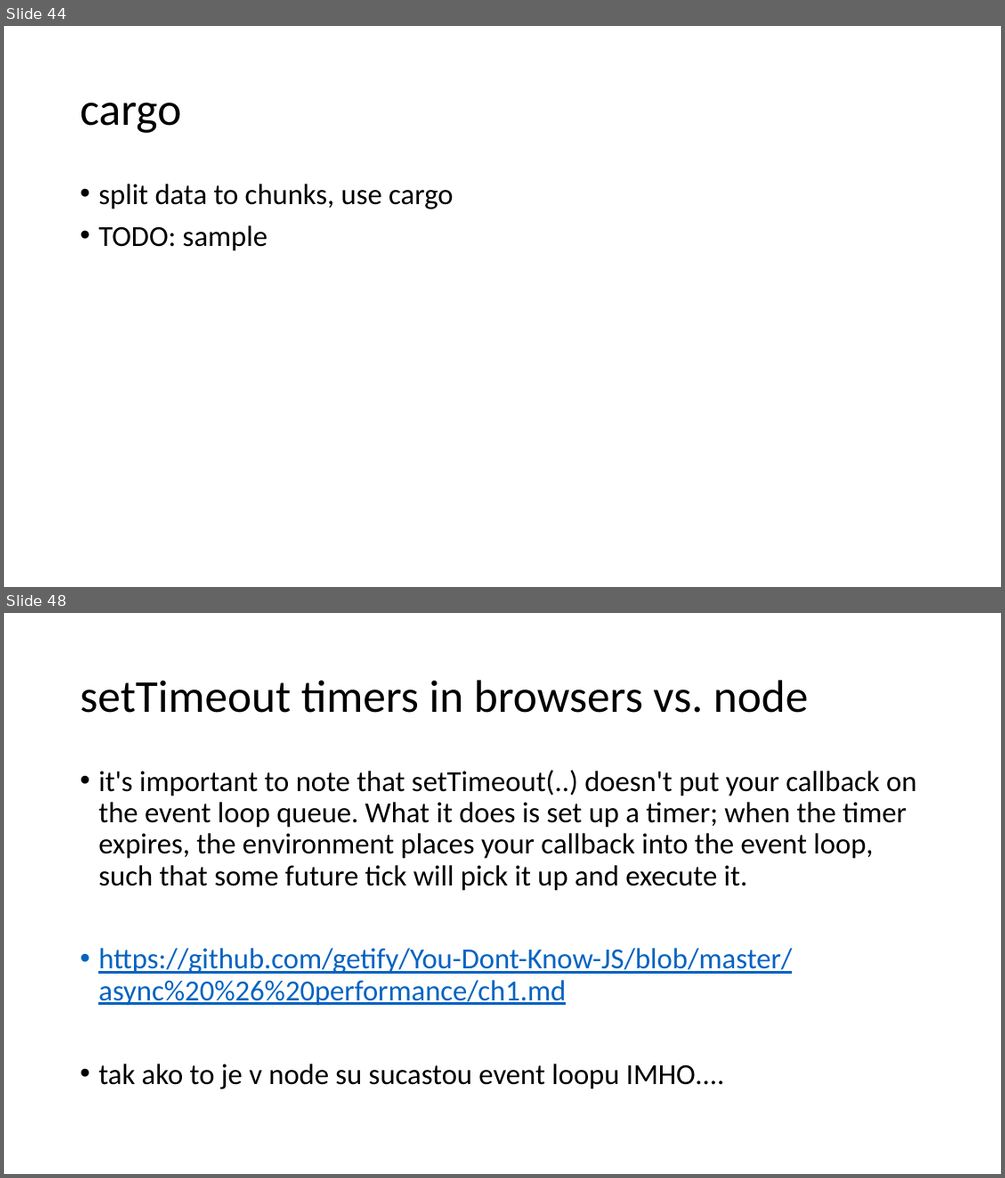
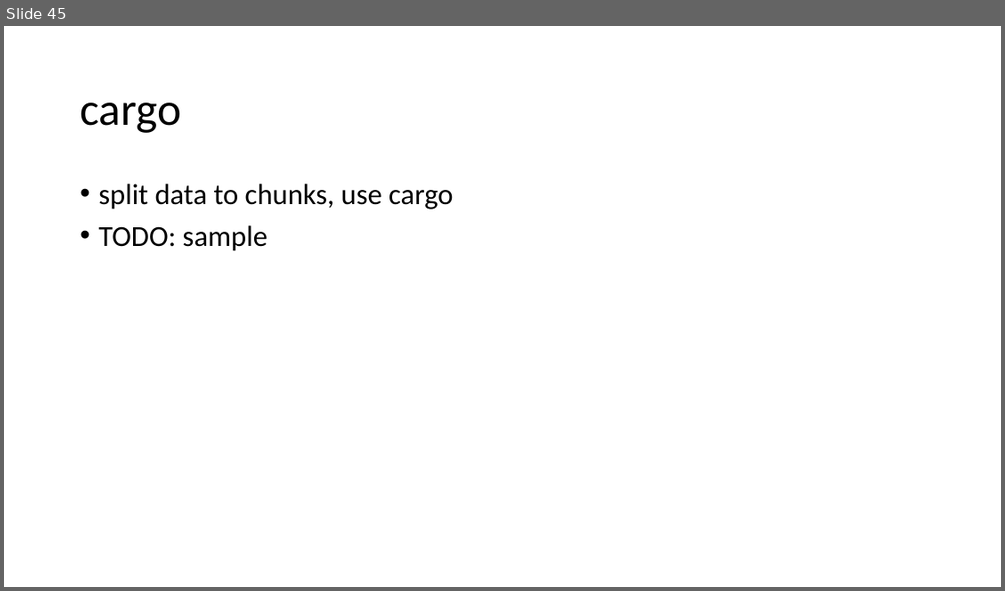
Before and after one commit to yimejky/wawjs, a slide deck: 09-prednaska/async.pptx. Shown one above the other, each under a label of ours: slides 44 and 48 before the commit, slide 45 after it; the slides between them are not shown. The pictures are 1005x1178 and 1005x591 pixels, drawn with LibreOffice and Linux fonts; fonts in the diff are those of the drawing. Boxes give left, top, right and bottom in pixels: in the first picture for what was removed or moved away, otherwise in the second. Text is boxed around its words. In the diff, an @@ line names an element or a change of style, - is before the commit and + after.

Commit message:
[DRAFT] prednaska #10 a zvoko #10, async part2 (review please)

```diff
--- a/09-prednaska/async.pptx
+++ b/09-prednaska/async.pptx
@@ slide 48 removed at (4,613,1001,1174), background #FFFFFF @@
@@ title removed at (80,680,808,713) @@
-setTimeout timers in browsers vs. node
@@ text removed at (98,770,916,1089) @@
-• it's important to note that setTimeout(..) doesn't put your callback on the event loop queue. What it does is set up a timer; when the timer expires, the environment places your callback into the event loop, such that some future tick will pick it up and execute it.
-• https://github.com/getify/You-Dont-Know-JS/blob/master/async%20%26%20performance/ch1.md
-• tak ako to je v node su sucastou event loopu IMHO....
@@ what was slide 44 is now slide 45 @@
```
Also in this commit, not shown: 1 slide changed, 1 slide added, 8 other slides removed, 24 other files.
